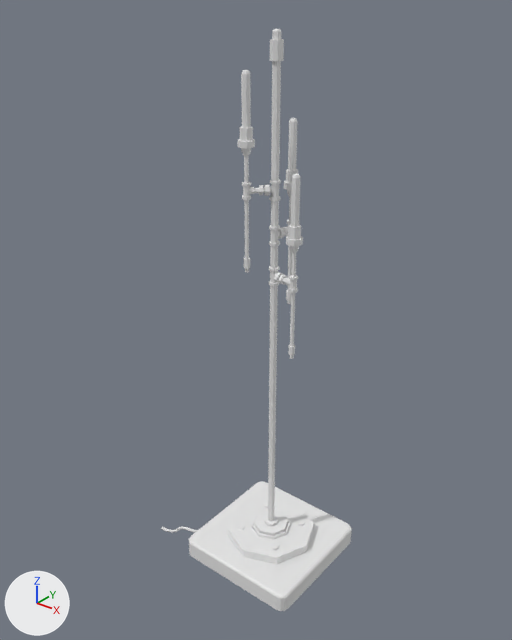
The glTF model Assets/Models/Props/ShifuModels/floor_lamp.glb: old version first, new version second.
Both versions are drawn from a 50 mm lens placed at (3.07, -4.06, 4.82), pointed at (-0.2, 0.03, 2.29). The lights are fixed; the arrows at lower left show +X, +Y and +Z. Where no turn or scale is listed for an object, it has been applied to the vertices. Vertices at the same position are counted once.

Script lines for the objects in view, before the commit:
```python
me_cube = bpy.data.meshes.new('Cube')
me_cube.from_pydata(...)  # 1528 vertices, 2904 faces; spans x -0.97..0.56, y -0.56..0.56, z -0.09..4.42
ob_floor_lamp = bpy.data.objects.new('floor_lamp', me_cube)
ob_floor_lamp.location = (0.0, 0.0, 0.085)
```
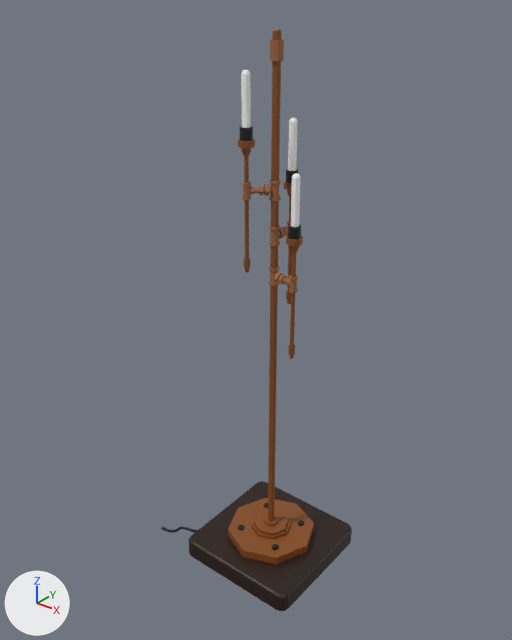
Location of each change, (x1, y1, x2, y2) in pixels of the pictures (512 x 640 px):
part 1 of me_cube, built on: (254, 61, 307, 557) in both
part 2 of me_cube, recoloured (white to brown): (161, 29, 352, 611) in both

The change, as a list of edits to the scene's bpy script:
```text
Add mat_defaultmaterial:
    mat_defaultmaterial = bpy.data.materials.new('DefaultMaterial')
    mat_defaultmaterial.use_nodes = True; mat_defaultmaterial.node_tree.nodes.clear()
    _N = mat_defaultmaterial.node_tree.nodes; _L = mat_defaultmaterial.node_tree.links
    n0 = _N.new('ShaderNodeOutputMaterial'); n0.name = 'Material Output'
    n1 = _N.new('ShaderNodeBsdfPrincipled'); n1.name = 'Principled BSDF'
    n2 = _N.new('ShaderNodeVertexColor'); n2.name = 'Color Attribute'
    _L.new(n1.outputs[0], n0.inputs[0])  # 'BSDF' to 'Surface'
    _L.new(n2.outputs[0], n1.inputs[0])  # 'Color' to 'Base Color'
Change me_cube:
    used by ob_floor_lamp; location = (0.0, 0.0, 0.085)
    remove me_cube.from_pydata(...)  # 1528 vertices, 2904 faces; spans x -0.97..0.56, y -0.56..0.56, z -0.09..4.42
    add me_cube.from_pydata(...)  # 1556 vertices, 2960 faces; spans x -0.97..0.56, y -0.56..0.56, z -0.09..4.42
    me_cube part 1
    2 vertices are removed from x 0.0, y -0.16, z 0.18..0.21
    49 faces are deleted
    5 vertices are added at (0.0, -0.15, 0.21), (0.0, -0.15, 0.18), (-0.15, -0.15, 2.69), (0.0, 0.21, 2.35), (0.21, -0.04, 2.02)
    8 new vertices lie (0.0, 0.0, 1.01) away from vertices in x -0.03..0.03, y -0.03..0.03, z 0.19
    8 new vertices lie (0.0, 0.0, 1.01) away from vertices in x -0.03..0.03, y -0.03..0.03, z 1.2
    8 new vertices lie (0.0, 0.0, -1.01) away from vertices in x -0.03..0.03, y -0.03..0.03, z 4.22
    103 new faces join them
    me_cube part 2: 2851 faces spanning x -0.97..0.56, y -0.56..0.56, z -0.09..4.42 switch from no material to mat_defaultmaterial
```
